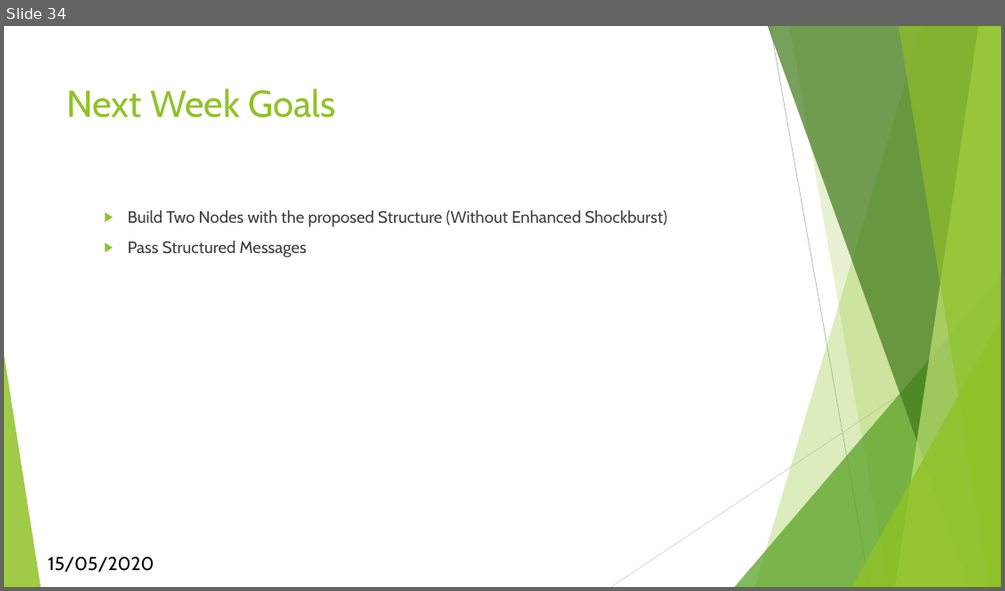
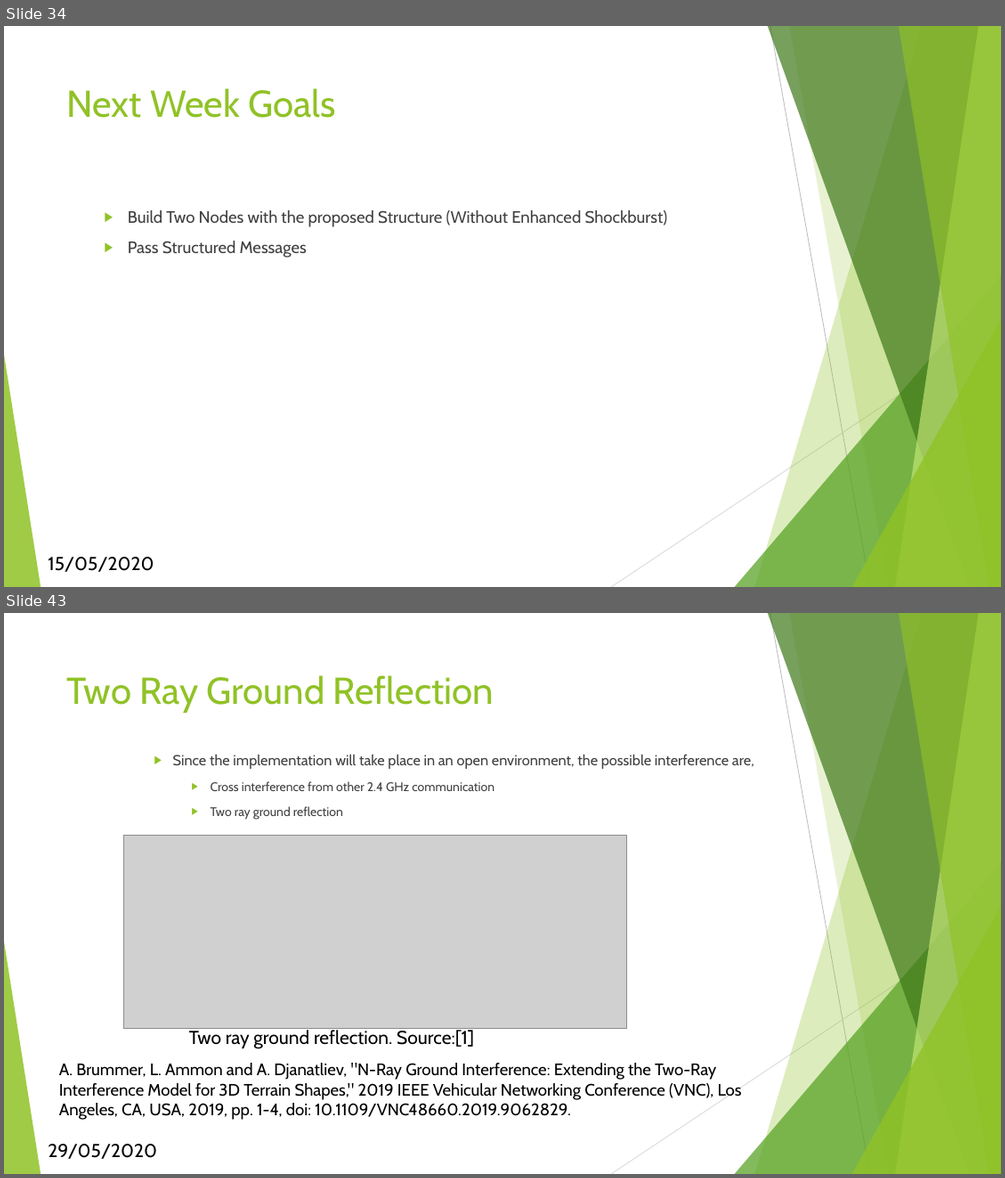
Before and after one commit to Kirishikesan/Mesh-Network-Communication-Protocol, a slide deck: PresentationsAndReports/AgrIoT-Phase 3.pptx. Shown one above the other, each under a label of ours: slide 34 before the commit, slides 34 and 43 after it; the slides between them are not shown. The pictures are 1005x591 and 1005x1178 pixels, drawn with LibreOffice and Linux fonts; fonts in the diff are those of the drawing; grey boxes stand for pictures. Boxes give left, top, right and bottom in pixels: in the first picture for what was removed or moved away, otherwise in the second. Text is boxed around its words. In the diff, an @@ line names an element or a change of style, - is before the commit and + after.

Commit message:
Added Node Model 1.0

```diff
--- a/PresentationsAndReports/AgrIoT-Phase 3.pptx
+++ b/PresentationsAndReports/AgrIoT-Phase 3.pptx
@@ slide 43 added at bbox=[4, 613, 1001, 1174], background #FFFFFF; not listed: 10 template elements that a slide beside it also shows @@
@@ title added at bbox=[67, 675, 494, 713], 36 pt, text #90C226 @@
+Two Ray Ground Reflection
@@ text added at bbox=[173, 754, 754, 819], 14 pt, text #404040 @@
+    ▶ Since the implementation will take place in an open environment, the possible interference are,
+      ▶ Cross interference from other 2.4 GHz communication
+      ▶ Two ray ground reflection
@@ picture added at bbox=[123, 835, 627, 1028] @@
@@ text added at bbox=[189, 1028, 474, 1049], 18 pt, text #000000 @@
+Two ray ground reflection. Source:[1]
@@ text added at bbox=[59, 1062, 742, 1119], 16 pt, text #000000 @@
+A. Brummer, L. Ammon and A. Djanatliev, "N-Ray Ground Interference: Extending the Two-Ray Interference Model for 3D Terrain Shapes," 2019 IEEE Vehicular Networking Conference (VNC), Los Angeles, CA, USA, 2019, pp. 1-4, doi: 10.1109/VNC48660.2019.9062829.
@@ text added at bbox=[48, 1143, 157, 1159], 18 pt, text #000000 @@
+29/05/2020
```
Also in this commit, not shown: 1 slide changed, 17 other slides added, 15 other files.
